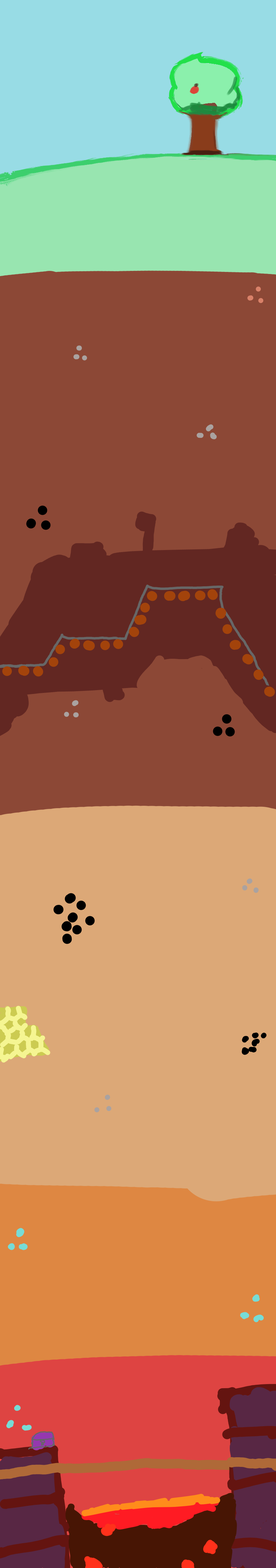
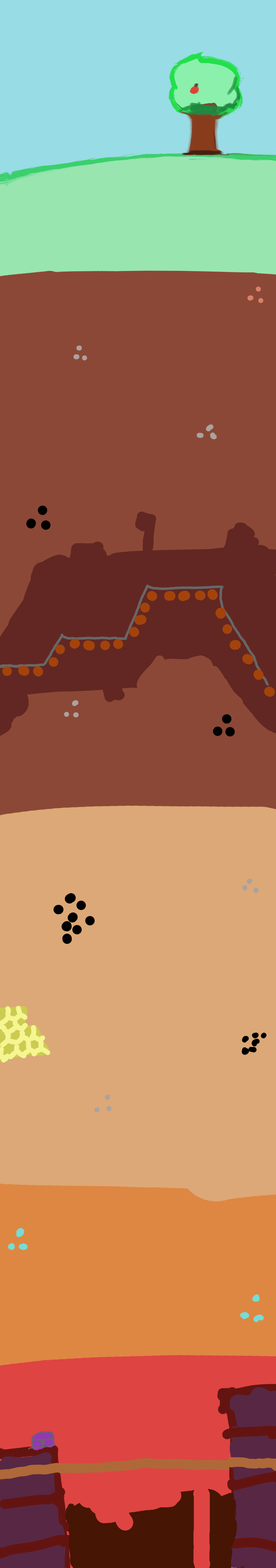
Comparing the layer stacks of the two 276 × 1568 images. Changes:
painted on "Paint Layer 4" over [6, 1404, 222, 1568]
painted on "Paint Layer 3" over [6, 1404, 222, 1568]
painted on "Paint Layer 2" over [6, 1404, 222, 1568]
